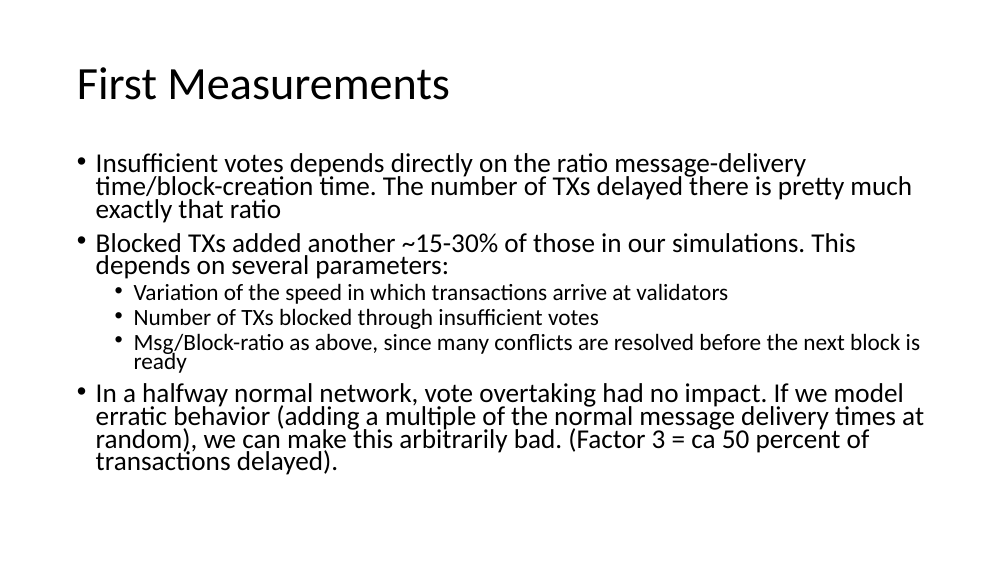
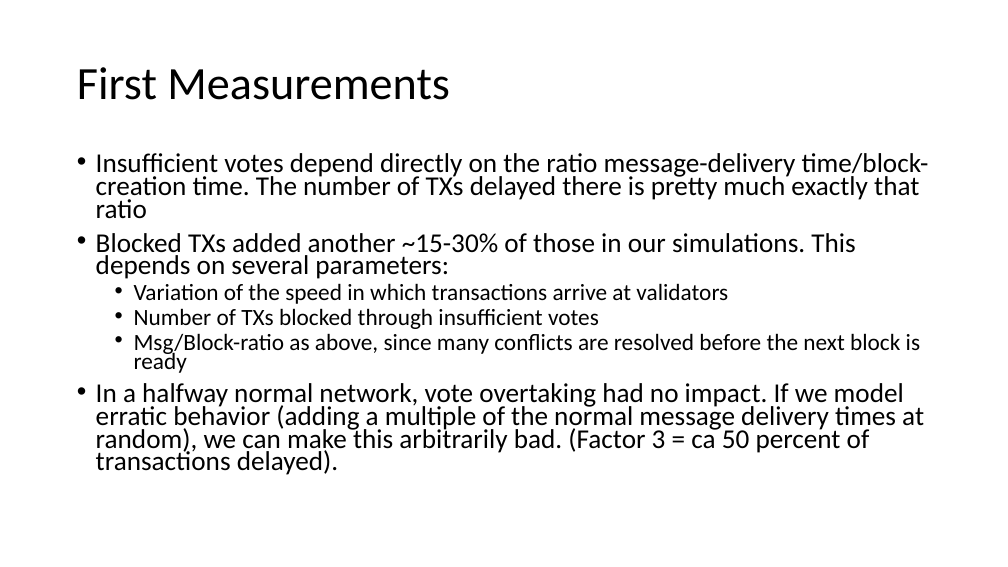
Before and after one commit to vegaprotocol/wendy, a slide deck: slide 7 of Wendy.pptx. Drawn at 1008x567 pixels with LibreOffice and Linux fonts; fonts in the diff are those of the drawing. Boxes give left, top, right and bottom in pixels: in the first picture for what was removed or moved away, otherwise in the second. Text is boxed around its words. In the diff, an @@ line names an element or a change of style, - is before the commit and + after.

```diff
--- a/Wendy.pptx
+++ b/Wendy.pptx
@@ text at <box>96,153,929,219</box>: text changed @@
-• Insufficient votes depends directly on the ratio message-delivery time/block-creation time. The number of TXs delayed there is pretty much exactly that ratio
+• Insufficient votes depend directly on the ratio message-delivery time/block-creation time. The number of TXs delayed there is pretty much exactly that ratio
```
Also in this commit, not shown: 1 other slide changed, 1 slide added, 2 other files.
